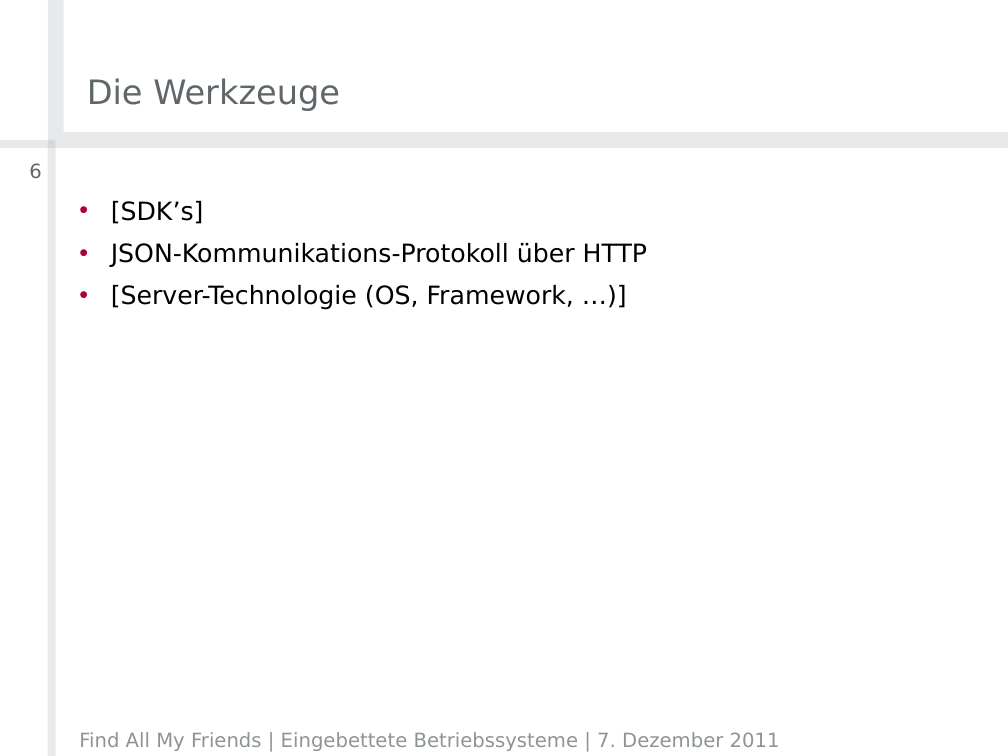
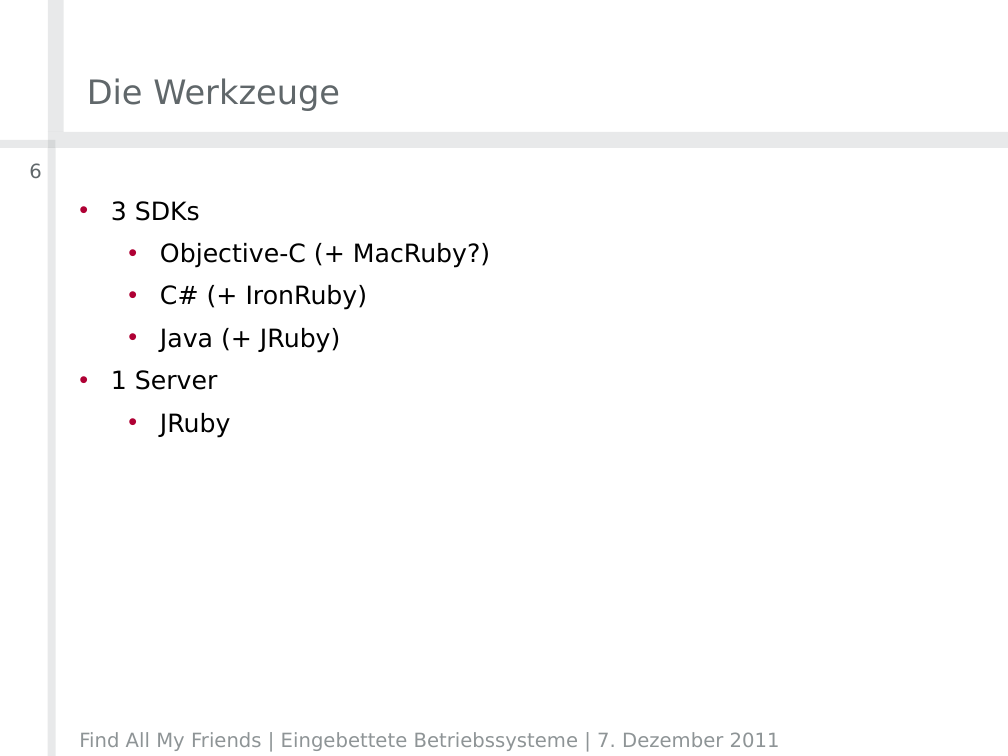
Before and after one commit to timfel/meet4xmas, a slide deck: slide 6 of presentations/2011-12-07_Projektvorstellung.pptx. Drawn at 1008x756 pixels with LibreOffice and Linux fonts; fonts in the diff are those of the drawing; background and template pictures are left out. Boxes give left, top, right and bottom in pixels: in the first picture for what was removed or moved away, otherwise in the second. Text is boxed around its words. In the diff, an @@ line names an element or a change of style, - is before the commit and + after.

```diff
--- a/presentations/2011-12-07_Projektvorstellung.pptx
+++ b/presentations/2011-12-07_Projektvorstellung.pptx
@@ text at <box>111,201,490,438</box>: text changed @@
-• [SDK’s]
-• JSON-Kommunikations-Protokoll über HTTP
-• [Server-Technologie (OS, Framework, …)]
+• 3 SDKs
+  • Objective-C (+ MacRuby?)
+  • C# (+ IronRuby)
+  • Java (+ JRuby)
+• 1 Server
+  • JRuby
```
Also in this commit, not shown: 2 other slides changed, 1 slide added.
